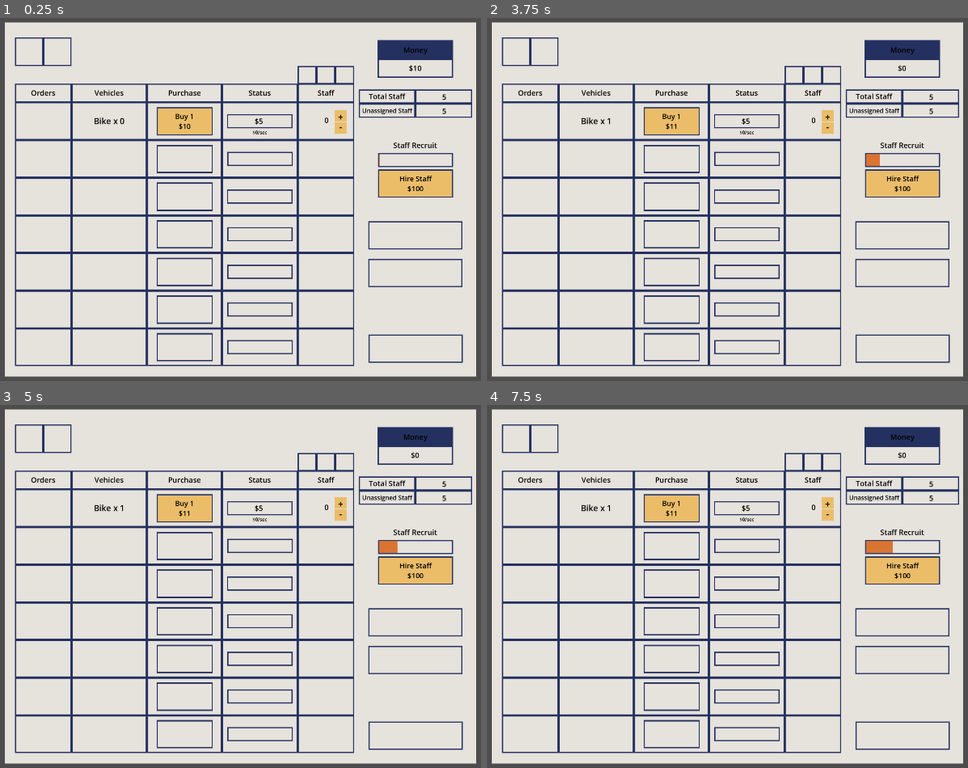
Above: before the commit, frames 1-4 (two rows, left to right).
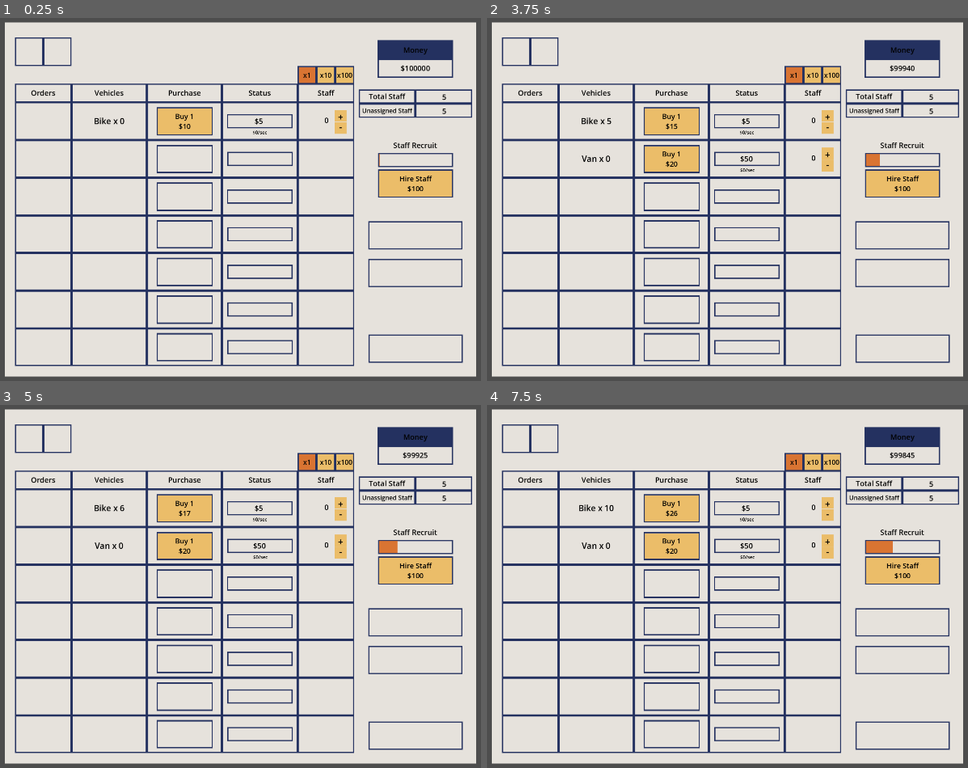
Above: after the commit, the same moments.

Repository: ethan-berkowitz/logistics
Game: Godot game, scene res://scenes/game.tscn
Same seed, same stepped clock (60 frames per second), same inputs: the game is played once before the commit and once after it.
Inputs:
- Up to frame 1 (0.25 s): no input
- Up to frame 2 (3.75 s): click "Buy 1 $10" at 0.5 s; click "Buy 1 $11" at 1.25 s; click "Buy 1 $11" (after the commit: "Buy 1 $12") at 2 s; click "Buy 1 $11" (after the commit: "Buy 1 $13") at 2.75 s; click "Buy 1 $11" (after the commit: "Buy 1 $14") at 3.5 s
- Up to frame 3 (5 s): click "Buy 1 $11" (after the commit: "Buy 1 $15") at 4.25 s
- Up to frame 4 (7.5 s): click "Buy 1 $11" (after the commit: "Buy 1 $17") at 5 s; click "Buy 1 $11" (after the commit: "Buy 1 $19") at 5.75 s; click "Buy 1 $11" (after the commit: "Buy 1 $21") at 6.5 s; click "Buy 1 $11" (after the commit: "Buy 1 $23") at 7.25 s

The runs differ from the first frame. In frame 1, 0.5% of the frame differs, in the area x 62-90%, y 12-19%; in frame 2, 1.6%; in frame 3, 1.6%; in frame 4, 1.7%, in the area x 19-89%, y 12-43%.

Commit message:
multiplier is working for purchasing

Diff:
--- a/scenes/game.tscn
+++ b/scenes/game.tscn
@@ -8,6 +8,7 @@
 [ext_resource type="PackedScene" uid="uid://dy4xx6bxqjaov" path="res://scenes/number_label.tscn" id="5_3bjag"]
 [ext_resource type="PackedScene" uid="uid://6n4ioryd18bo" path="res://scenes/progress_bar.tscn" id="6_nh13f"]
 [ext_resource type="PackedScene" uid="uid://cs3da7nnx6gf2" path="res://scenes/vehicle_staff.tscn" id="7_67hdm"]
+[ext_resource type="PackedScene" uid="uid://4fve28hy52sf" path="res://scenes/multiplier_button.tscn" id="9_qdu77"]
 
 [node name="Game" type="Node2D"]
 
@@ -312,5 +313,28 @@
 text = "Hire Staff
 $100"
 
+[node name="MultiplierButtons" type="Node2D" parent="Main"]
+
+[node name="x1_button" parent="Main" instance=ExtResource("9_qdu77")]
+offset_left = 198.0
+offset_top = -450.0
+offset_right = 254.0
+offset_bottom = -396.0
+text = "x1"
+
+[node name="x10_button" parent="Main" instance=ExtResource("9_qdu77")]
+offset_left = 262.0
+offset_top = -450.0
+offset_right = 318.0
+offset_bottom = -396.0
+text = "x10"
+
+[node name="max_button" parent="Main" instance=ExtResource("9_qdu77")]
+offset_left = 326.0
+offset_top = -450.0
+offset_right = 382.0
+offset_bottom = -396.0
+text = "x100"
+
 [node name="Camera2D" type="Camera2D" parent="."]
 zoom = Vector2(1.05, 1.05)
--- /dev/null
+++ b/scenes/multiplier_button.tscn
@@ -0,0 +1,23 @@
+[gd_scene load_steps=3 format=3 uid="uid://4fve28hy52sf"]
+
+[sub_resource type="StyleBoxFlat" id="StyleBoxFlat_2d07u"]
+bg_color = Color(0.921569, 0.741176, 0.411765, 1)
+
+[sub_resource type="StyleBoxFlat" id="StyleBoxFlat_hxfx0"]
+bg_color = Color(0.85098, 0.454902, 0.196078, 1)
+
+[node name="MultiplierButton" type="Button"]
+offset_right = 56.0
+offset_bottom = 56.0
+focus_mode = 0
+theme_override_colors/font_color = Color(0, 0, 0, 1)
+theme_override_colors/font_pressed_color = Color(0, 0, 0, 1)
+theme_override_colors/font_hover_color = Color(0, 0, 0, 1)
+theme_override_colors/font_focus_color = Color(0, 0, 0, 1)
+theme_override_colors/font_hover_pressed_color = Color(0, 0, 0, 1)
+theme_override_colors/font_disabled_color = Color(0, 0, 0, 1)
+theme_override_font_sizes/font_size = 23
+theme_override_styles/normal = SubResource("StyleBoxFlat_2d07u")
+theme_override_styles/hover = SubResource("StyleBoxFlat_2d07u")
+theme_override_styles/pressed = SubResource("StyleBoxFlat_hxfx0")
+toggle_mode = true
--- a/scripts/main.gd
+++ b/scripts/main.gd
@@ -7,6 +7,10 @@
 @onready var recruit_status_bar = $Staff/RecruitStatusBar
 @onready var hire_staff_button = $Staff/HireStaffButton
 
+@onready var x1_button = $x1_button
+@onready var x10_button = $x10_button
+@onready var max_button = $max_button
+
 @onready var bike_label: Label = $VehicleLabels/BikeLabel
 @onready var bike_purchase: Button = $Buttons/BikePurchase
 @onready var bike_status_bar: ProgressBar = $Status/BikeStatusBar
@@ -42,7 +46,7 @@
 @onready var portal_status_bar = $Status/PortalStatusBar
 @onready var portal_staff = $Staff/PortalStaff
 
-var money := 10
+var money := 100000
 var buy_mult := 1
 var all_vehicles: Array[Vehicle]
 
@@ -54,7 +58,6 @@
 var train: Vehicle
 var portal: Vehicle
 
-
 var unassigned_staff := 5
 var total_staff := 5
 var recruit_status := 0.0
@@ -88,11 +91,35 @@
 
 	hire_staff_button.pressed.connect(hire_staff)
 
+	# Mult Buttons
+	x1_button.button_pressed = true
+	x1_button.pressed.connect(update_multiplier.bind(1))
+	x10_button.pressed.connect(update_multiplier.bind(10))
+	max_button.pressed.connect(update_multiplier.bind(100))
+
 	connect_all_vehicle_buttons()
 	update_money(0)
 	update_all_vehicle_purchase_text()
 	update_all_value_labels()
 	update_hire_staff_text()
+
+func update_multiplier(value: int):
+	if value == 1:
+		x10_button.button_pressed = false
+		max_button.button_pressed = false
+	elif value == 10:
+		x1_button.button_pressed = false
+		max_button.button_pressed = false
+	else:
+		x1_button.button_pressed = false
+		x10_button.button_pressed = false
+	buy_mult = value
+	update_all_vehice_price_with_mult(buy_mult)
+	update_all_vehicle_purchase_text()
+
+func update_all_vehice_price_with_mult(buy_mult):
+	for vehicle in all_vehicles:
+		vehicle.update_price_with_mult(buy_mult)
 
 func hire_staff():
 	if money >= hire_staff_price:
@@ -135,8 +162,8 @@
 		update_all_vehicle_staff_text()
 
 func vehicle_purchase_pressed(vehicle: Vehicle):
-	if money >= vehicle.price * buy_mult:
-		update_money(-vehicle.price * buy_mult)
+	if money >= vehicle.price_with_mult:
+		update_money(-vehicle.price_with_mult)
 		vehicle.purchase(buy_mult)
 		unlock_vehicles()
 
--- a/scripts/vehicle.gd
+++ b/scripts/vehicle.gd
@@ -14,6 +14,9 @@
 var status_bar: ProgressBar
 var purchase_button: Button
 var staff_control: Control
+
+var price_with_mult: int
+var last_price: int
 
 
 func _init(t: String, p: int, v: int, d: float,
@@ -34,19 +37,24 @@
 	purchase_button = pb
 	staff_control = sc
 
+	price_with_mult = p
+	last_price = p
+
 	if (disabled):
 		update_disabled(true)
 
 func purchase(buy_mult: int):
+	price = last_price
 	var fp := float(price)
-	var new = fp * 1.135
+	var new = fp * 1.135 #This doesnt have then price from 10 ahead
 	price = int(new)
 	amount += buy_mult
+	update_price_with_mult(buy_mult)
 	update_purchase_text(buy_mult)
 
 func update_purchase_text(buy_mult: int):
 	label.text = str(type) + " x " + str(amount)
-	purchase_button.text = "Buy " + str(buy_mult) + "\n$" + str(price)
+	purchase_button.text = "Buy " + str(buy_mult) + "\n$" + str(price_with_mult)
 
 func update_staff_text():
 	staff_control.staff_amount_label.text = str(staff)
@@ -73,3 +81,14 @@
 		label.visible = true
 		status_bar.visible = true
 		staff_control.visible = true
+
+func update_price_with_mult(buy_mult):
+	price_with_mult = price
+	var temp = price
+	if buy_mult > 1:
+		for i in buy_mult - 1:
+			var fp := float(temp)
+			temp = int(fp * 1.135)
+			price_with_mult += temp
+			print("i = " + str(i) + " price = " + str(temp))
+	last_price = temp
Not shown: 1 places in scenes/game.tscn that only renumber resources
